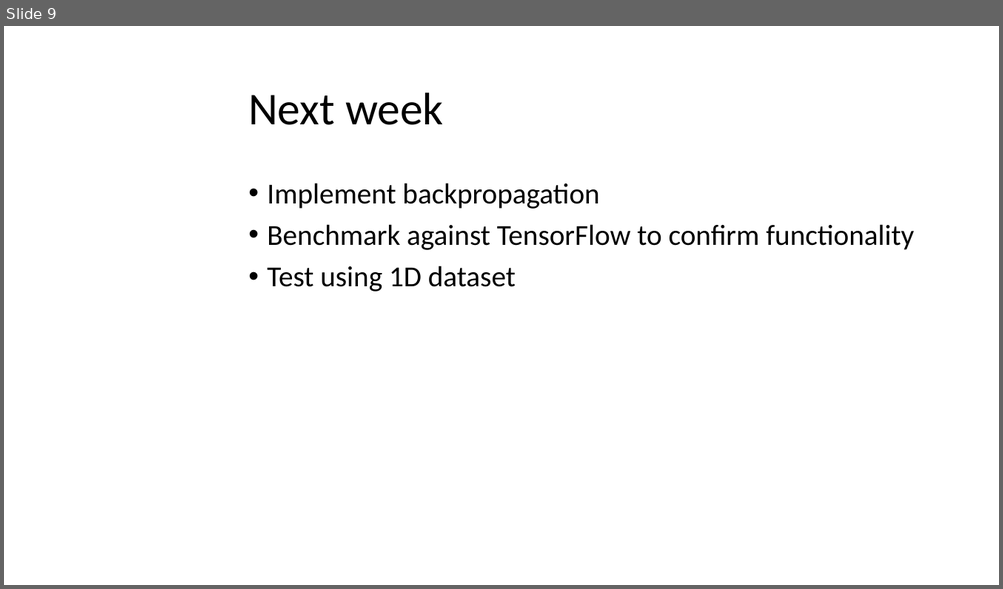
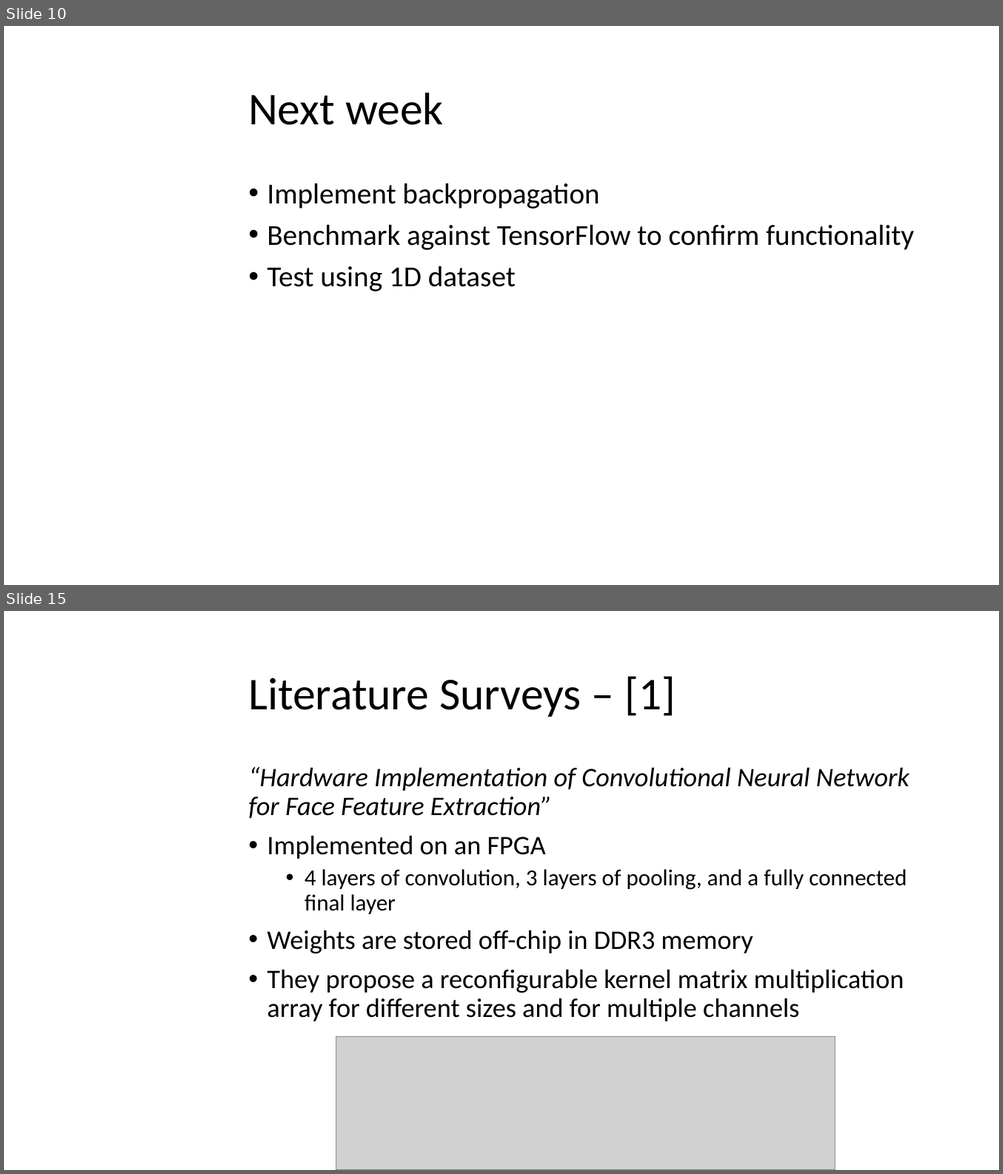
Before and after one commit to mayersjd/HardwareCNN, a slide deck: Presentations/ProjectPresentation_02-18.pptx. Shown one above the other, each under a label of ours: slide 9 before the commit, slides 10 and 15 after it; the slides between them are not shown. The pictures are 1003x589 and 1003x1174 pixels, drawn with LibreOffice and Linux fonts; fonts in the diff are those of the drawing; grey boxes stand for pictures; background and template pictures are left out. Boxes give left, top, right and bottom in pixels: in the first picture for what was removed or moved away, otherwise in the second. Text is boxed around its words. In the diff, an @@ line names an element or a change of style, - is before the commit and + after.

```diff
--- a/Presentations/ProjectPresentation_02-18.pptx
+++ b/Presentations/ProjectPresentation_02-18.pptx
@@ slide 15 added at (4,611,999,1170), background picture (left out) @@
@@ title added at (248,676,675,717), 44 pt, text #000000 @@
+Literature Surveys – [1]
@@ text added at (248,767,909,1022), 25.9 pt, text #000000 @@
+“Hardware Implementation of Convolutional Neural Network for Face Feature Extraction”
+• Implemented on an FPGA
+  • 4 layers of convolution, 3 layers of pooling, and a fully connected final layer
+• Weights are stored off-chip in DDR3 memory
+• They propose a reconfigurable kernel matrix multiplication array for different sizes and for multiple channels
@@ picture added at (336,1037,835,1170) @@
@@ what was slide 9 is now slide 10 @@
```
Also in this commit, not shown: 2 slides changed, 10 other slides added, 1 other file.
